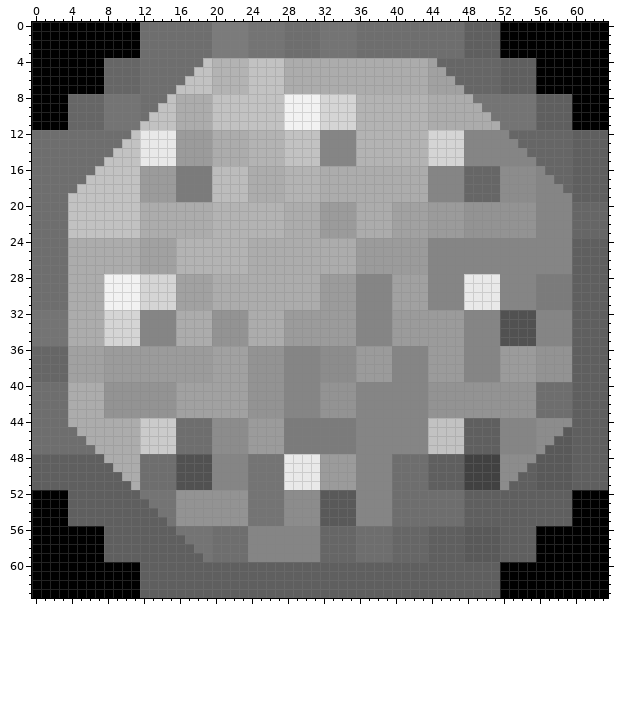
Pixel-art sprite, stored at src/main/resources/assets/crossroads/textures/models/gear_oct.png. Above, as it was before the edit.
The file is 64x64 pixels. Colours within 5 levels of each other are drawn and written as one.
The same view after the edit:
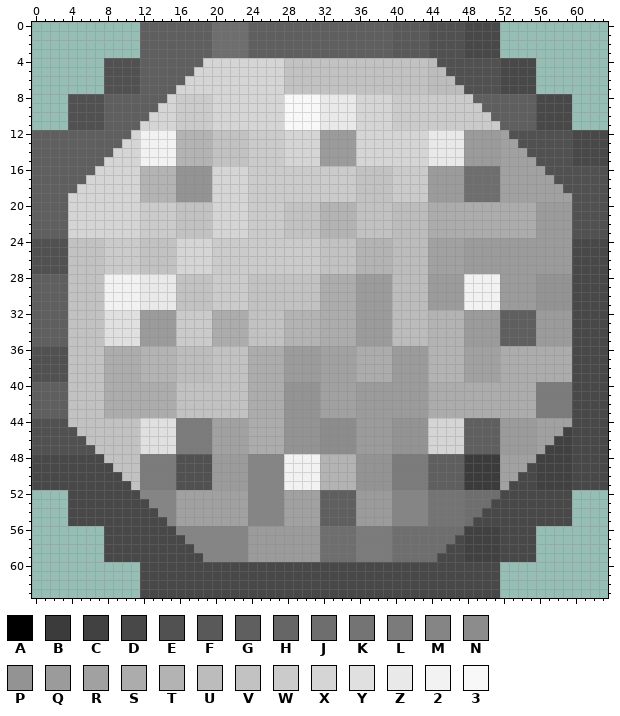
Palette (. is transparent): A #000000  B #3b3b3b  C #414141  D #484848  E #515151  F #595959  G #5f5f5f  H #666666  J #6e6e6e  K #747474  L #7b7b7b  M #858585  N #8c8c8c  P #939393  Q #9b9b9b  R #a1a1a1  S #acacac  T #b3b3b3  U #bcbcbc  V #c2c2c2  W #cbcbcb  X #d5d5d5  Y #e0e0e0  Z #e9e9e9  2 #f2f2f2  3 #f8f8f8
Edits made:
Changed rows in their new state; - is an unchanged pixel.
first column x 0:
 0 ............GGGGGGGGJJJJGGGGGGGGGGGGGGGGFFFFEEEEDDDD............
 1 ............GGGGGGGGJJJJGGGGGGGGGGGGGGGGFFFFEEEEDDDD............
 2 ............GGGGGGGGJJJJGGGGGGGGGGGGGGGGFFFFEEEEDDDD............
 3 ............GGGGGGGGJJJJGGGGGGGGGGGGGGGGFFFFEEEEDDDD............
 4 ........EEEEGGGGGGGXXXXXXXXXVVVVVVVVVVVVVVVVUEEEEEEEDDDD........
 5 ........EEEEGGGGGGXXXXXXXXXXVVVVVVVVVVVVVVVVUUEEEEEEDDDD........
 6 ........EEEEGGGGGXXXXXXXXXXXVVVVVVVVVVVVVVVVUUUEEEEEDDDD........
 7 ........EEEEGGGGXXXXXXXXXXXXVVVVVVVVVVVVVVVVUUUUEEEEDDDD........
 8 ....EEEEGGGGGGGXWWWWXXXXXXXX3333ZZZZXXXXWWWWWWWWWGGGGGGGDDDD....
 9 ....EEEEGGGGGGXXWWWWXXXXXXXX3333ZZZZXXXXWWWWWWWWWWGGGGGGDDDD....
10 ....EEEEGGGGGXXXWWWWXXXXXXXX3333ZZZZXXXXWWWWWWWWWWWGGGGGDDDD....
11 ....EEEEGGGGXXXXWWWWXXXXXXXX3333ZZZZXXXXWWWWWWWWWWWWGGGGDDDD....
12 GGGGGGGGGGGX2222TTTTVVVVWWWWXXXXQQQQXXXXXXXXZZZZQQQQREEEEEEEDDDD
13 GGGGGGGGGGXX2222TTTTVVVVWWWWXXXXQQQQXXXXXXXXZZZZQQQQRREEEEEEDDDD
14 GGGGGGGGGXXX2222TTTTVVVVWWWWXXXXQQQQXXXXXXXXZZZZQQQQRRREEEEEDDDD
15 GGGGGGGGXXXX2222TTTTVVVVWWWWXXXXQQQQXXXXXXXXZZZZQQQQRRRREEEEDDDD
16 GGGGGGGXXXXXTTTTPPPPXXXXWWWWWWWWWWWWVVVVWWWWQQQQJJJJRRRRREEEEEEE
17 GGGGGGXXXXXXTTTTPPPPXXXXWWWWWWWWWWWWVVVVWWWWQQQQJJJJRRRRRREEEEEE
18 GGGGGXXXXXXXTTTTPPPPXXXXWWWWWWWWWWWWVVVVWWWWQQQQJJJJRRRRRRREEEEE
19 GGGGXXXXXXXXTTTTPPPPXXXXWWWWWWWWWWWWVVVVWWWWQQQQJJJJRRRRRRRREEEE
20 GGGGXXXXXXXXWWWWVVVVXXXXWWWWVVVVTTTTVVVVUUUUSSSSSSSSSSSSQQQQEEEE
21 GGGGXXXXXXXXWWWWVVVVXXXXWWWWVVVVTTTTVVVVUUUUSSSSSSSSSSSSQQQQEEEE
22 GGGGXXXXXXXXWWWWVVVVXXXXWWWWVVVVTTTTVVVVUUUUSSSSSSSSSSSSQQQQEEEE
23 GGGGXXXXXXXXWWWWVVVVXXXXWWWWVVVVTTTTVVVVUUUUSSSSSSSSSSSSQQQQEEEE
24 EEEEVVVVWWWWVVVVXXXXWWWWWWWWWWWWVVVVTTTTUUUURRRRQQQQQQQQQQQQDDDD
25 EEEEVVVVWWWWVVVVXXXXWWWWWWWWWWWWVVVVTTTTUUUURRRRQQQQQQQQQQQQDDDD
26 EEEEVVVVWWWWVVVVXXXXWWWWWWWWWWWWVVVVTTTTUUUURRRRQQQQQQQQQQQQDDDD
27 EEEEVVVVWWWWVVVVXXXXWWWWWWWWWWWWVVVVTTTTUUUURRRRQQQQQQQQQQQQDDDD
28 GGGGVVVV----ZZZZVVVVWWWWVVVVVVVVSSSSQQQQUUUUQQQQ2222QQQQPPPPDDDD
29 GGGGVVVV----ZZZZVVVVWWWWVVVVVVVVSSSSQQQQUUUUQQQQ2222QQQQPPPPDDDD
30 GGGGVVVV----ZZZZVVVVWWWWVVVVVVVVSSSSQQQQUUUUQQQQ2222QQQQPPPPDDDD
31 GGGGVVVV----ZZZZVVVVWWWWVVVVVVVVSSSSQQQQUUUUQQQQ2222QQQQPPPPDDDD
32 GGGGVVVVYYYYQQQQWWWWSSSSVVVVTTTTSSSSQQQQUUUUTTTTQQQQGGGGQQQQDDDD
33 GGGGVVVVYYYYQQQQWWWWSSSSVVVVTTTTSSSSQQQQUUUUTTTTQQQQGGGGQQQQDDDD
34 GGGGVVVVYYYYQQQQWWWWSSSSVVVVTTTTSSSSQQQQUUUUTTTTQQQQGGGGQQQQDDDD
35 GGGGVVVVYYYYQQQQWWWWSSSSVVVVTTTTSSSSQQQQUUUUTTTTQQQQGGGGQQQQDDDD
36 EEEEVVVVSSSSTTTTUUUUVVVVSSSSQQQQRRRRSSSSQQQQTTTTRRRRSSSSSSSSDDDD
37 EEEEVVVVSSSSTTTTUUUUVVVVSSSSQQQQRRRRSSSSQQQQTTTTRRRRSSSSSSSSDDDD
38 EEEEVVVVSSSSTTTTUUUUVVVVSSSSQQQQRRRRSSSSQQQQTTTTRRRRSSSSSSSSDDDD
39 EEEEVVVVSSSSTTTTUUUUVVVVSSSSQQQQRRRRSSSSQQQQTTTTRRRRSSSSSSSSDDDD
40 GGGGVVVVSSSSSSSSVVVVVVVVSSSSPPPPRRRRQQQQQQQQSSSSSSSSSSSSLLLLDDDD
41 GGGGVVVVSSSSSSSSVVVVVVVVSSSSPPPPRRRRQQQQQQQQSSSSSSSSSSSSLLLLDDDD
42 GGGGVVVVSSSSSSSSVVVVVVVVSSSSPPPPRRRRQQQQQQQQSSSSSSSSSSSSLLLLDDDD
43 GGGGVVVVSSSSSSSSVVVVVVVVSSSSPPPPRRRRQQQQQQQQSSSSSSSSSSSSLLLLDDDD
44 EEEEVVVVVVVVYYYYLLLLRRRRSSSSPPPPNNNNQQQQPPPPXXXX----QQQQRRRRDDDD
45 EEEEEVVVVVVVYYYYLLLLRRRRSSSSPPPPNNNNQQQQPPPPXXXX----QQQQRRRCDDDD
46 EEEEEEVVVVVVYYYYLLLLRRRRSSSSPPPPNNNNQQQQPPPPXXXX----QQQQRRCCDDDD
47 EEEEEEEVVVVVYYYYLLLLRRRRSSSSPPPPNNNNQQQQPPPPXXXX----QQQQRCCCDDDD
48 DDDDDDDDVVVVLLLL----QQQQMMMM2222TTTTPPPPLLLL----BBBBRRRRCCCCDDDD
49 DDDDDDDDDVVVLLLL----QQQQMMMM2222TTTTPPPPLLLL----BBBBRRRDCCCCDDDD
50 DDDDDDDDDDVVLLLL----QQQQMMMM2222TTTTPPPPLLLL----BBBBRRDDCCCCDDDD
51 DDDDDDDDDDDVLLLL----QQQQMMMM2222TTTTPPPPLLLL----BBBBRDDDCCCCDDDD
52 ....DDDDDDDDMMMMRRRRRRRRMMMMRRRRGGGGQQQQMMMMKKKKJJJJDDDDDDDD....
53 ....DDDDDDDDDMMMRRRRRRRRMMMMRRRRGGGGQQQQMMMMKKKKJJJDDDDDDDDD....
54 ....DDDDDDDDDDMMRRRRRRRRMMMMRRRRGGGGQQQQMMMMKKKKJJDDDDDDDDDD....
55 ....DDDDDDDDDDDMRRRRRRRRMMMMRRRRGGGGQQQQMMMMKKKKJDDDDDDDDDDD....
56 ........DDDDDDDDMMMMMMMMQQQQQQQQJJJJLLLLJJJJJJJJCCCCDDDD........
57 ........DDDDDDDDDMMMMMMMQQQQQQQQJJJJLLLLJJJJJJJDCCCCDDDD........
58 ........DDDDDDDDDDMMMMMMQQQQQQQQJJJJLLLLJJJJJJDDCCCCDDDD........
59 ........DDDDDDDDDDDMMMMMQQQQQQQQJJJJLLLLJJJJJDDDCCCCDDDD........
60 ............DDDDDDDDDDDDDDDDDDDDDDDDDDDDDDDDDDDDDDDD............
61 ............DDDDDDDDDDDDDDDDDDDDDDDDDDDDDDDDDDDDDDDD............
62 ............DDDDDDDDDDDDDDDDDDDDDDDDDDDDDDDDDDDDDDDD............
63 ............DDDDDDDDDDDDDDDDDDDDDDDDDDDDDDDDDDDDDDDD............
Changed places in both pictures, as pixel boxes (x1, y1, x2, y2):
changed: (32, 22, 608, 598)
